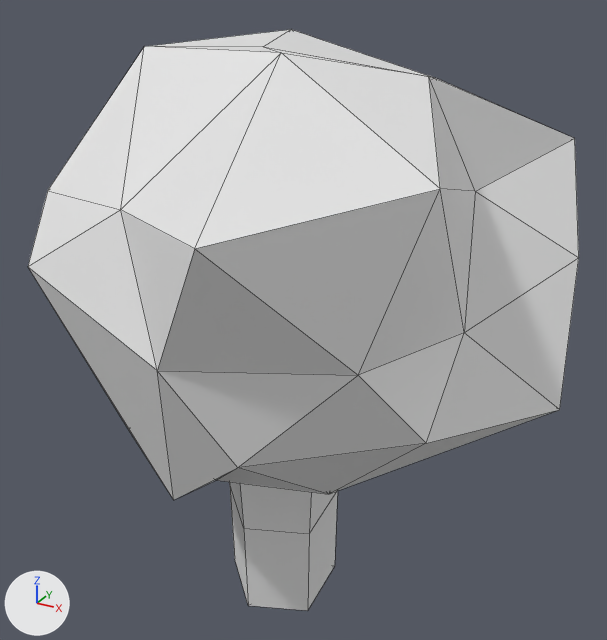
Renders of the Blender file Assets/Meshes/Tree.blend from each side of a commit.
One viewpoint serves both versions: a 50 mm camera at (0.72, -1.301, 1.157) aimed at (-0.015, 0.034, 0.489). Arrows for +X, +Y and +Z are at lower left; the lights stay in place. Mesh edges are drawn as thin lines.
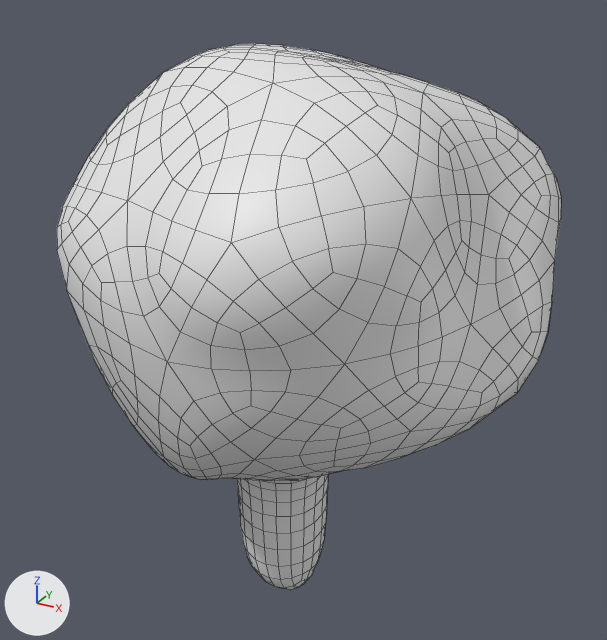
Location of each change, (x1, y1, x2, y2) in pixels of the pictures (607 x 640 px):
'Icosphere', modifiers changed (9% narrower, 6% shorter)
    before: (28, 29, 579, 611)
    after: (57, 44, 561, 590)

What changed in the scene script:
```text
Change me_icosphere:
    where me_icosphere.from_pydata(...)  # 57 vertices, 95 faces; spans x -0.52..0.5, y -0.086..1.018, z -0.587..0.537
    used by ob_icosphere; location = (0.0, 0.0, 0.0); rotation_euler = (1.571, 0.0, 0.0), in degrees (90, 0, 0)
    me_icosphere part 1: all faces are now shaded smooth (95 of 95 changed)
Change ob_icosphere:
    add _m = ob_icosphere.modifiers.new('Subsurf', 'SUBSURF')
```
